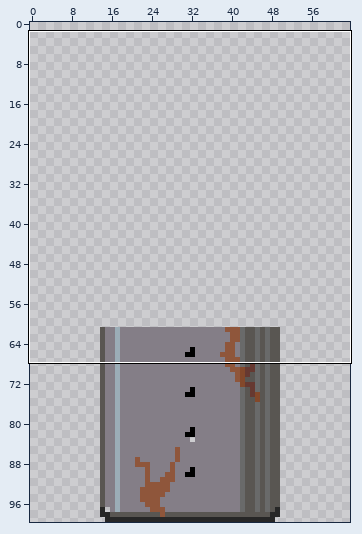
One commit to this pixel-art file: ase/stomper.ase. The first picture is a wide view before the edit; the outline marks the close-up.
Close-up. Before:
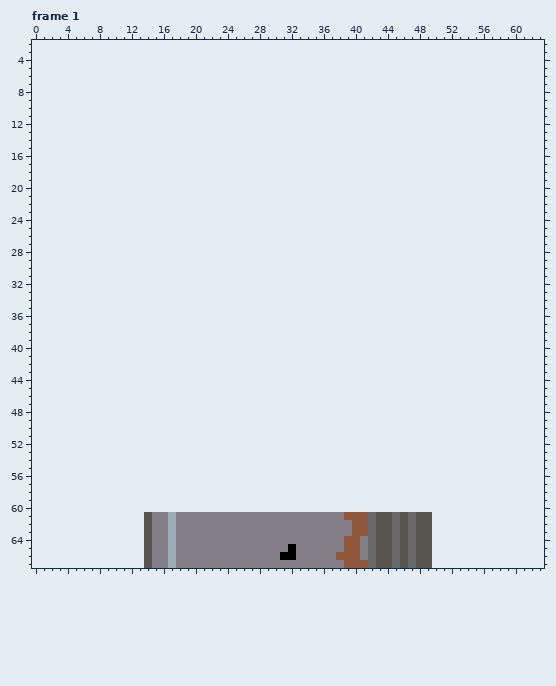
36x39 pixels, 1 frame. Shown: frame 1: x 0..63, y 2..67. The old version is drawn lined up with the new one, on the new canvas. The commit also changed other frames or places, which this record leaves out.
The result:
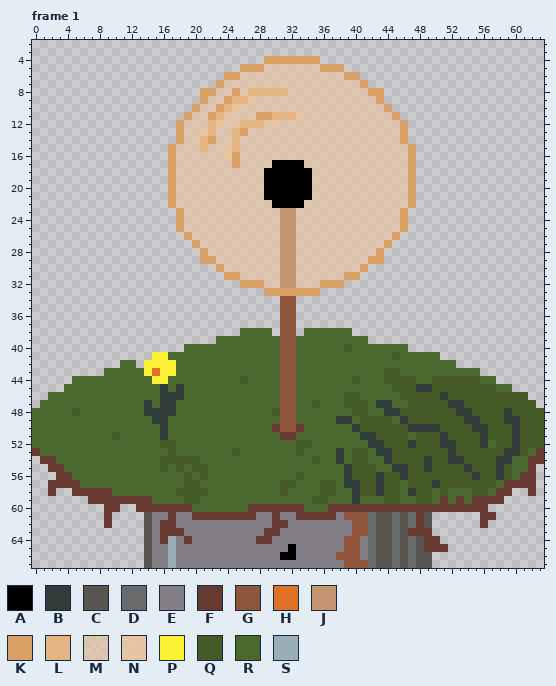
Palette (. is transparent): A #000000  B #323c39  C #595652  D #696a6a  E #847e87  F #663931  G #8f563b  H #df7126  J #c59471  K #d9a066  L #e5b483  M #eec39a92  N #eec39ad0  P #fbf236  Q #445a27  R #4b692f  S #9badb7
Message: Intgrated new stomper assets from Morsistor.
Difference:
canvas 36x39 -> 64x100, the old top-left corner now at 14,61
Changed rows in their new state; - is an unchanged pixel.
Frame 1:
first column x 0:
 4 -----------------------------KKKKKKK----------------------------
 5 --------------------------KKKMMMMMMMKKK-------------------------
 6 ------------------------KKMMMMMMMMMMMMMKK-----------------------
 7 -----------------------KMMMMMMMMMMMMMMMMMK----------------------
 8 ---------------------KKMMKMLLLLLMMMMMMMMMMKK--------------------
 9 ---------------------KMMKLLNMMMMMMMMMMMMMMMK--------------------
10 --------------------KMMKLNMMMMMMMMMMMMMMMMMMK-------------------
11 -------------------KMMKLNMMMKKLLLNMMMMMMMMMMMK------------------
12 ------------------KMMMLNMNLLLNNMMMMMMMMMMMMMMMK-----------------
13 ------------------KMMNLMMLKMMMMMMMMMMMMMMMMMMMK-----------------
14 ------------------KMMLKMMLMMMMMMMMMMMMMMMMMMMMK-----------------
15 -----------------KMMMLMMNLMMMMMMMMMMMMMMMMMMMMMK----------------
16 -----------------KMMMMMMNKMMMMMMMMMMMMMMMMMMMMMK----------------
17 -----------------KMMMMMMMKMMMMAAAAMMMMMMMMMMMMMK----------------
18 -----------------KMMMMMMMMMMMAAAAAAMMMMMMMMMMMMK----------------
19 -----------------KMMMMMMMMMMMAAAAAAMMMMMMMMMMMMK----------------
20 -----------------KMMMMMMMMMMMAAAAAAMMMMMMMMMMMMK----------------
21 -----------------KMMMMMMMMMMMAAAAAAMMMMMMMMMMMMK----------------
22 -----------------KMMMMMMMMMMMMAAAAMMMMMMMMMMMMMK----------------
23 ------------------KMMMMMMMMMMMMJJMMMMMMMMMMMMMK-----------------
24 ------------------KMMMMMMMMMMMMJJMMMMMMMMMMMMMK-----------------
25 ------------------KMMMMMMMMMMMMJJMMMMMMMMMMMMMK-----------------
26 -------------------KMMMMMMMMMMMJJMMMMMMMMMMMMK------------------
27 --------------------KMMMMMMMMMMJJMMMMMMMMMMMK-------------------
28 ---------------------KMMMMMMMMMJJMMMMMMMMMMK--------------------
29 ---------------------KKMMMMMMMMJJMMMMMMMMMKK--------------------
30 -----------------------KMMMMMMMJJMMMMMMMMK----------------------
31 ------------------------KKMMMMMJJMMMMMMKK-----------------------
32 --------------------------KKKMMJJMMMKKK-------------------------
33 -----------------------------KKKKKKK----------------------------
34 -------------------------------GG-------------------------------
35 -------------------------------GG-------------------------------
36 -------------------------------GG-------------------------------
37 -------------------------------GG-------------------------------
38 --------------------------RRRR-GG-RRRRRR------------------------
39 -----------------------RRRRRRRRGGRRRRRRRRR----------------------
40 -------------------RRRRRRRRRRRRGGRRRRRRQRRRRRRR-----------------
41 ---------------PPRRRRRRRRRRRRRRGGRRRRRRRRRRRRQRRRRR-------------
42 -----------RR-PPPPRRRRRRRRRRRRRGGRRRRRRRRRRRRRRRRRRRR-----------
43 ---------RRRRRPHPPRRRRRRRRRRRRRGGRRRRRRRRRRRQQRRRRRRRRRR--------
44 -----RRRRRRRRRRPPRRRRRRRRRQRRRRGGRRRRRRRQRRRQQQQRRQQQQQQRR------
45 ----RRRRRRRRRRRRBRBRRRRRRRRRRRRGGRRRRRRRRRRRRQQQBBQQQQQQQQRR----
46 --RRRRRRRRRRRRRRBBBRRRRRRRRRRRRGGRRRRRRQQRRRRRQQQQQBQQQQQQQQQQ--
47 -RRRRRRRRRRRRRBRBBRRRRRRRRRRRRRGGRRQRRRQQQRBBRRQQQQQBBQQQQQQQQQ-
48 RRRRRQRRRRRRRRBBBBRRRRRRRRRRRRQGGRRRRRRRQQRRBBQQQQQQQBBQQQQBQQQQ
49 RRRRRRRRRRRRRRRBBRRRRRRRRRRRRRRGGRRRRRBBRQQQQRBQQQQQQQBBQQQBBQQQ
50 RRRRRRRRRRRRRRRRBRRRRRRRRRRRRRFGGFRRRRRRBQQQQQQBBBBQQQQBBQQQBQQQ
51 RRRRRRRRRRQRRRRRBRRRRRRRRRRRRRRFFRRRRRRRRBBQQQQRQQQBQQQQBQQQBQQQ
52 RRRRRRRRRRRRRRRRQQRRRRRRRRRRRRRRRQQRRRRRRRBBQQQBQQQBBQQQBRQQBQQQ
53 FRRRRRRRRRRRRRRRRQRRRRRRRQRRRRRRRQRRRRBRQQRBBQQQQQQQBQQQQQQBBQRF
54 -FFRRRRRRRRRRRRRQQQQQRRRRRRRRRRRRRRQRRBRQQRRBQQQQBQQBBQQQQBBRRFF
55 --FFRRRRRRRRRRRRQRQRQQRRRRRRRRRRRRRRRRRBQQQRRBBQQBQQQQBQQQBQRRF-
56 ---FFRRRRRRRRRRRRRRQRQRRRRRRRRRRRQRRRRRBQQQBQQBQQQQQQQQBQQBQRFF-
57 --FFFFRRRRRRRRRRRRRQQRRRRRRRRRRQQRRRQQRBBQQBQQRQQQBQQQQQQQRFFFF-
58 --F--FFFFFRRRRRRRRQQQQRRRRRRRRRQRRRRQQRRBQQBQQRBQQRQRRRQQRFF--F-
59 -------FFFFFFFFRRRRQQRRRRRRRRRRRRRRQQRRRBRRRQQRRQQRFRFRFFFF-----
60 ---------FF--FFFFFFFRRRRRRRFFFFFFFRRRFFFFFFFFFFFFFFFFFFFF-------
61 ---------F-------F--FFFFFFFF--F--FFFFF----------F-------FF------
62 ---------F------FF------------FF----------------F-------F-------
63 ----------------FFF----------FF----------------FFF--------------
64 ----------------F--F--------FF-------------------FF-------------
65 -------------------------------------------------FFF------------
Pixel boxes of the changes (left, top, right, bottom) in both close-ups:
changed: (32, 56, 544, 552)
